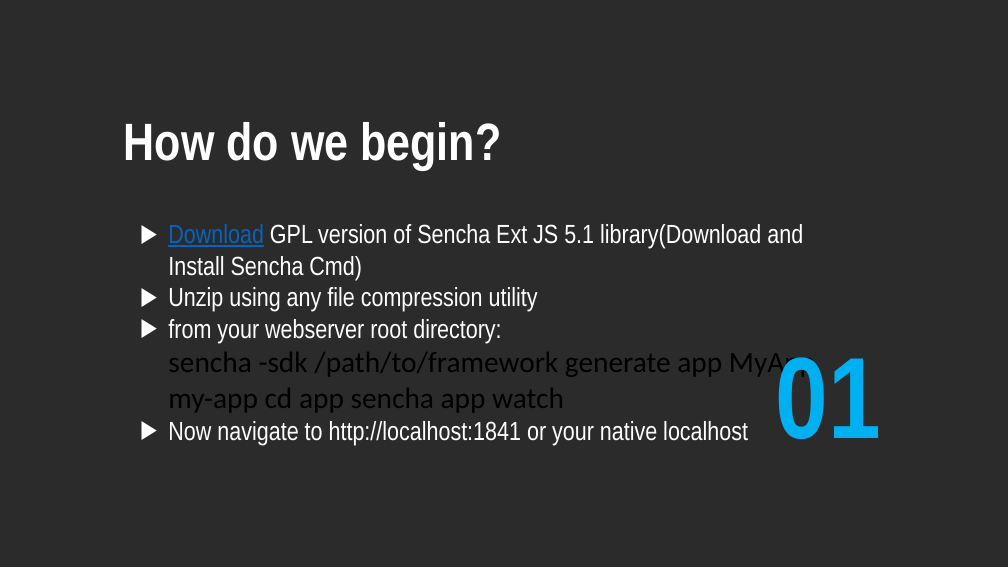
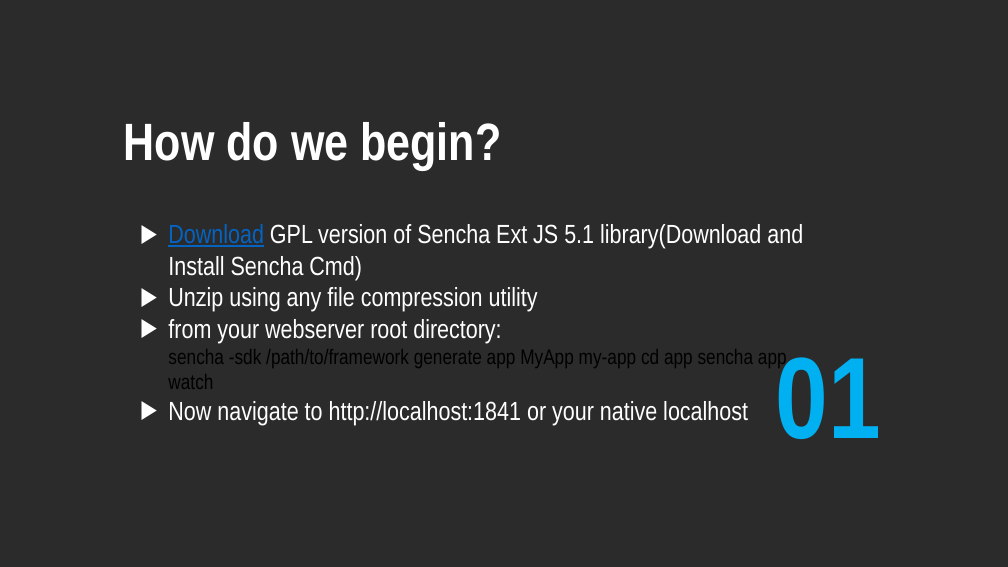
Before and after one commit to cminhho/ExtJS-Presentation, a slide deck: slide 12 of Introduction to Ext JS.pptx (slide 8 before the commit). Drawn at 1008x567 pixels with LibreOffice and Linux fonts; fonts in the diff are those of the drawing; background and template pictures are left out; a plain dark background stands for a picture behind light text. Boxes give left, top, right and bottom in pixels: in the first picture for what was removed or moved away, otherwise in the second. Text is boxed around its words. In the diff, an @@ line names an element or a change of style, - is before the commit and + after.

```diff
--- a/Introduction to Ext JS.pptx
+++ b/Introduction to Ext JS.pptx
@@ text at (168,319,787,389): size 28 to 20 pt, font Calibri to Arial Narrow in "sencha -sdk /path/to/framework generate app MyApp my-app ..." @@
```
Also in this commit, not shown: 7 slides added, 1 slide removed, 9 other files.
